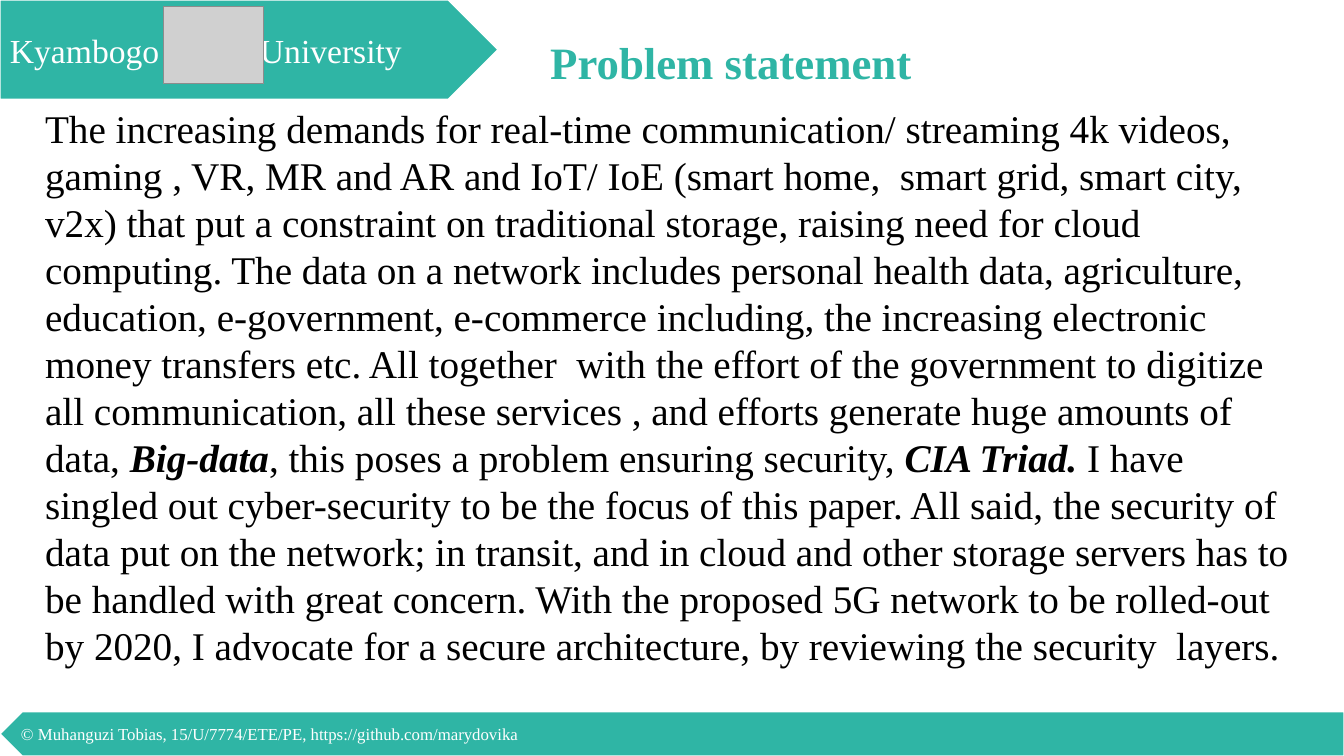
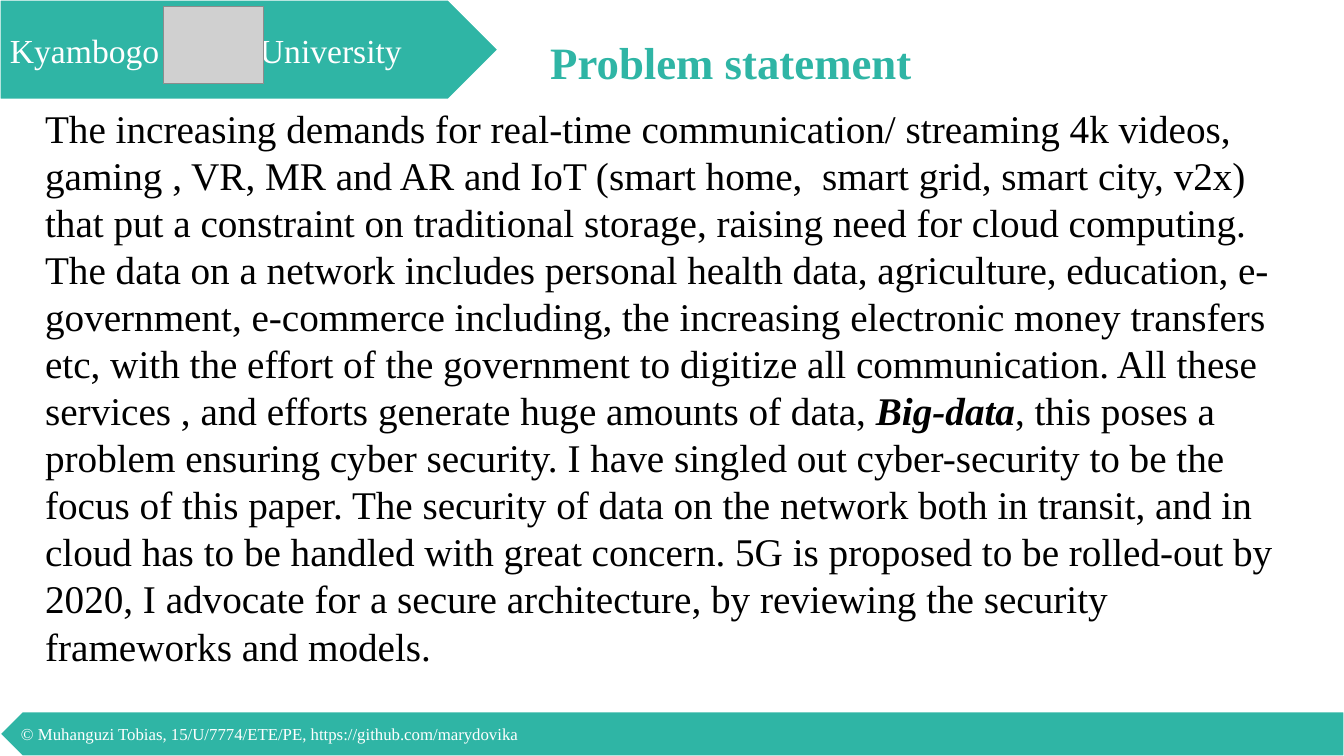
Before and after one commit to marydovika/Cyber-Security-Project-for-5G-IoT-Cloud-NFC, a slide deck: slide 5 of presentations/proposalPresentation.pptx (slide 11 before the commit). Drawn at 1344x756 pixels with LibreOffice and Linux fonts; fonts in the diff are those of the drawing; grey boxes stand for pictures. Boxes give left, top, right and bottom in pixels: in the first picture for what was removed or moved away, otherwise in the second. Text is boxed around its words. In the diff, an @@ line names an element or a change of style, - is before the commit and + after.

```diff
--- a/presentations/proposalPresentation.pptx
+++ b/presentations/proposalPresentation.pptx
@@ text at (45, 115, 1272, 662): text changed @@
-The increasing demands for real-time communication/ streaming 4k videos, gaming , VR, MR and AR and IoT/ IoE (smart home, smart grid, smart city, v2x) that put a constraint on traditional storage, raising need for cloud computing. The data on a network includes personal health data, agriculture, education, e-government, e-commerce including, the increasing electronic money transfers etc. All together with the effort of the government to digitize all communication, all these services , and efforts generate huge amounts of data, Big-data, this poses a problem ensuring security, CIA Triad. I have singled out cyber-security to be the focus of this paper. All said, the security of data put on the network; in transit, and in cloud and other storage servers has to be handled with great concern. With the proposed 5G network to be rolled-out by 2020, I advocate for a secure architecture, by reviewing the security layers.
+The increasing demands for real-time communication/ streaming 4k videos, gaming , VR, MR and AR and IoT (smart home, smart grid, smart city, v2x) that put a constraint on traditional storage, raising need for cloud computing. The data on a network includes personal health data, agriculture, education, e-government, e-commerce including, the increasing electronic money transfers etc, with the effort of the government to digitize all communication. All these services , and efforts generate huge amounts of data, Big-data, this poses a problem ensuring cyber security. I have singled out cyber-security to be the focus of this paper. The security of data on the network both in transit, and in cloud has to be handled with great concern. 5G is proposed to be rolled-out by 2020, I advocate for a secure architecture, by reviewing the security frameworks and models.
```
Also in this commit, not shown: 15 other slides changed, 11 slides removed.
